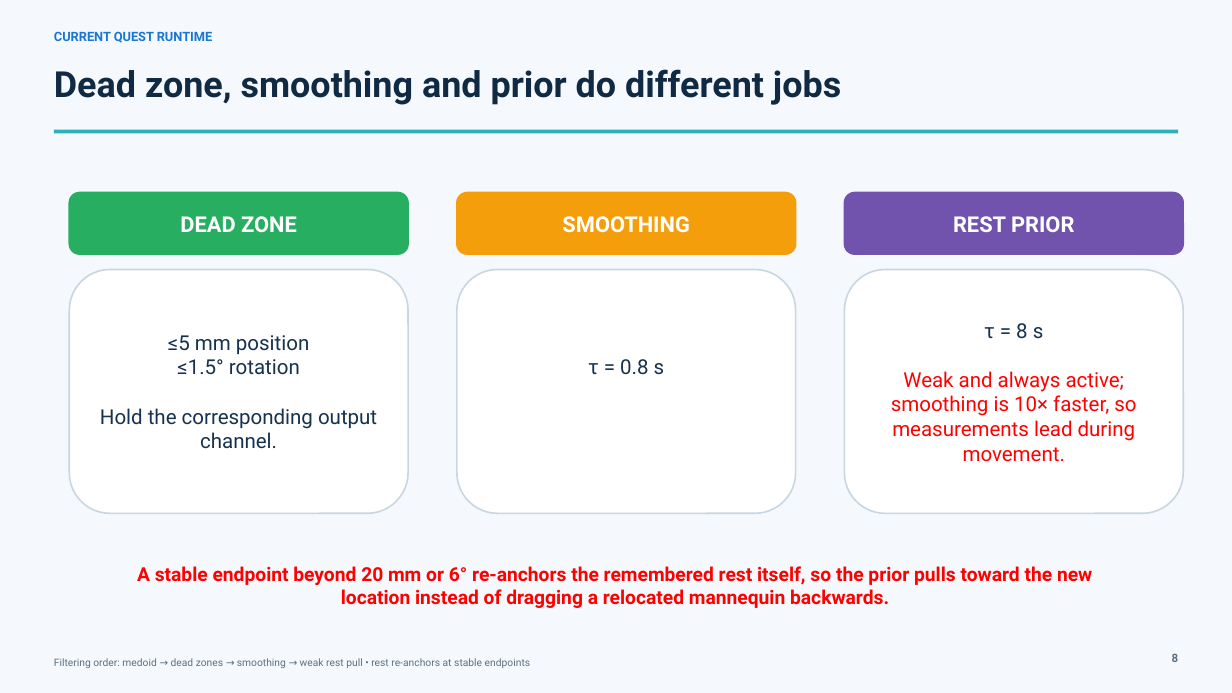
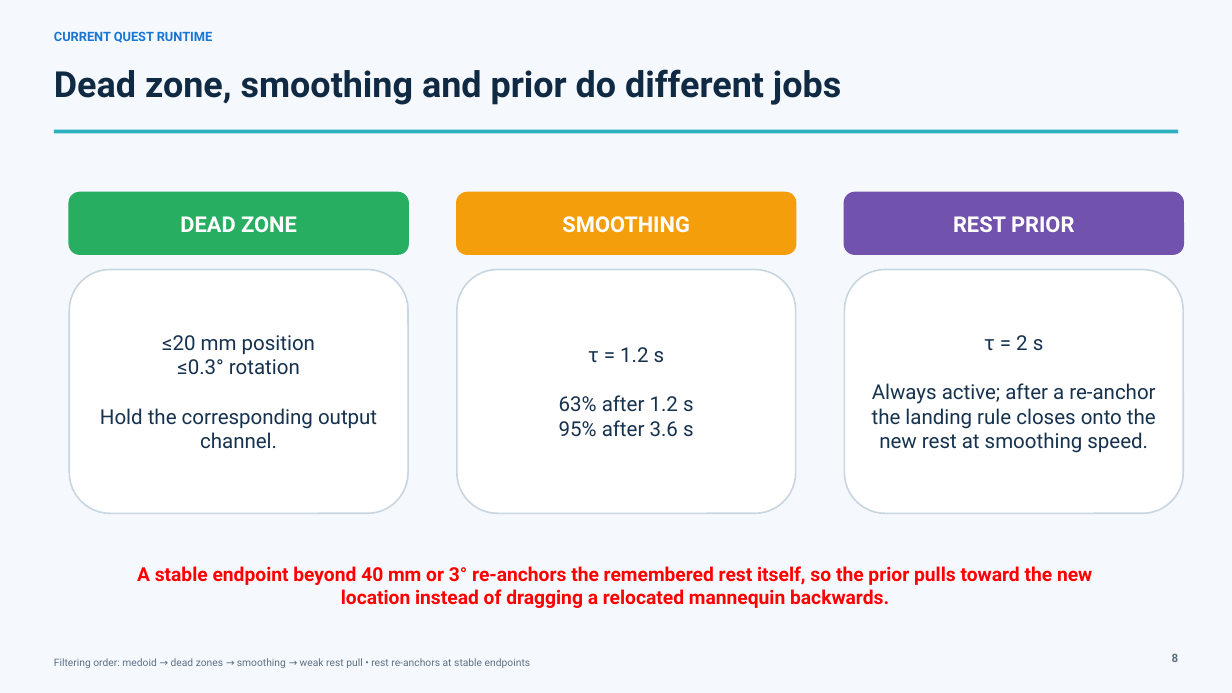
Before and after one commit to ardrabauldwin/quest-aruco-avatar, a slide deck: slide 7 of docs/Quest_Avatar_Placement_Algorithm_NaReT_Current_2026-09-05.pptx. Drawn at 1232x693 pixels with LibreOffice and Linux fonts; fonts in the diff are those of the drawing. Boxes give left, top, right and bottom in pixels: in the first picture for what was removed or moved away, otherwise in the second. Text is boxed around its words. In the diff, an @@ line names an element or a change of style, - is before the commit and + after.

```diff
--- a/docs/Quest_Avatar_Placement_Algorithm_NaReT_Current_2026-09-05.pptx
+++ b/docs/Quest_Avatar_Placement_Algorithm_NaReT_Current_2026-09-05.pptx
@@ text in rounded rectangle at <box>100,335,377,449</box>: text changed @@
-≤5 mm position
-≤1.5° rotation
-Hold the corresponding output channel.
+≤20 mm position
+≤0.3° rotation
+Hold the corresponding output channel.
@@ text in rounded rectangle at <box>559,347,694,437</box>: text changed @@
-τ = 0.8 s
+τ = 1.2 s
+63% after 1.2 s
+95% after 3.6 s
@@ text in rounded rectangle at <box>872,335,1156,453</box>: text changed; text colour #FF0000 to #16324F @@
-τ = 8 s
-Weak and always active; smoothing is 10× faster, so measurements lead during movement.
+τ = 2 s
+Always active; after a re-anchor the landing rule closes onto the new rest at smoothing speed.
@@ text at <box>137,566,1092,608</box>: text changed @@
-A stable endpoint beyond 20 mm or 6° re-anchors the remembered rest itself, so the prior pulls toward the new location instead of dragging a relocated mannequin backwards.
+A stable endpoint beyond 40 mm or 3° re-anchors the remembered rest itself, so the prior pulls toward the new location instead of dragging a relocated mannequin backwards.
```
Also in this commit, not shown: 7 other slides changed, 6 other files.
